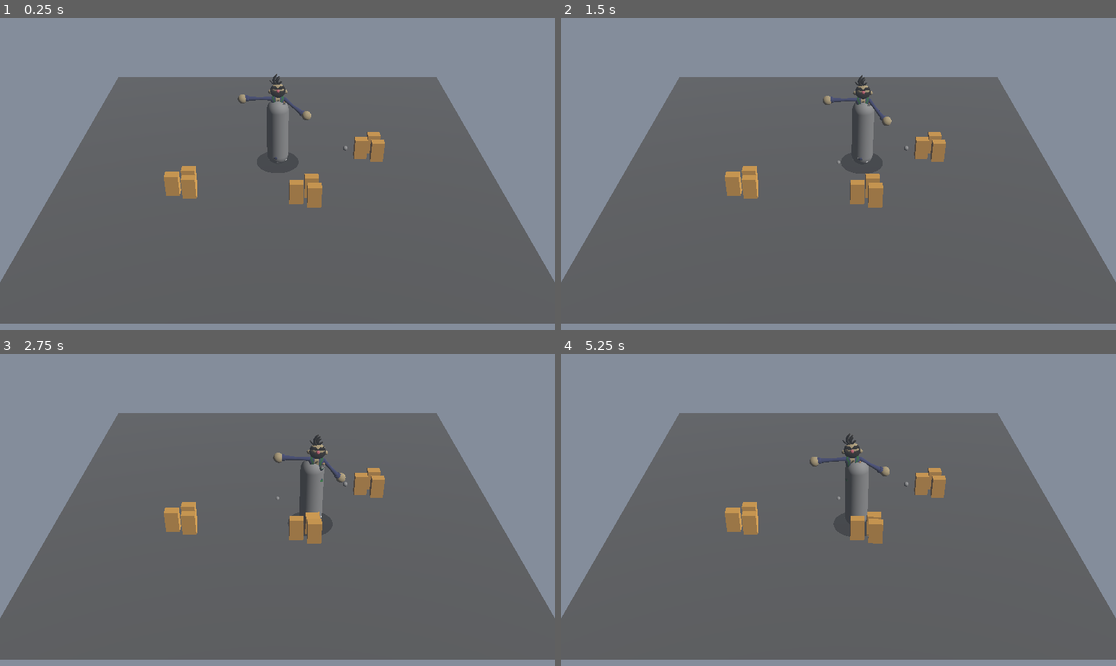
Above: before the commit, frames 1-4 (two rows, left to right).
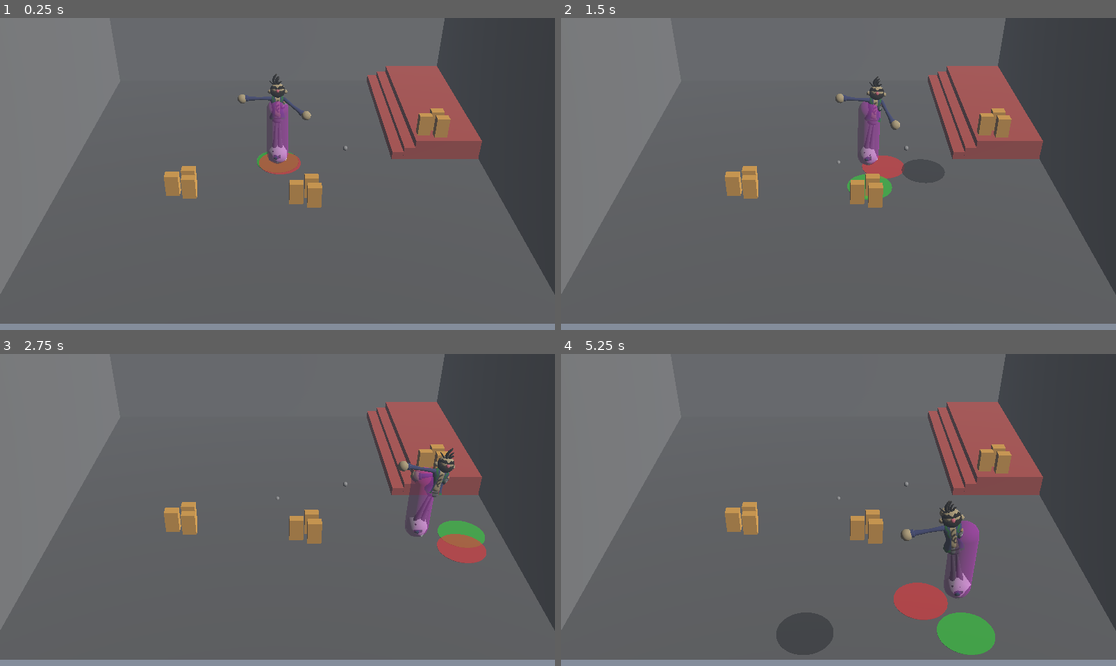
Above: after the commit, the same moments.

Repository: JulienKaspar/godot-wild-jam-88
Game: Godot game, scene res://Levels/Gyms/lvl_player_parkour.tscn
Two runs of this game, one before a commit and one after it. Both use one fixed random seed, a clock stepped at 60 frames per second and the inputs below.
Inputs:
- Up to frame 1 (0.25 s): no input
- Up to frame 2 (1.5 s): hold D (move_right) 0.53-1.28 s; hold S (move_back) from 1.28 s (still down)
- Up to frame 3 (2.75 s): release S (move_back) at 2.03 s; hold D (move_right) from 2.03 s (still down)
- Up to frame 4 (5.25 s): release D (move_right) at 2.78 s; hold W (move_forward) 2.78-3.53 s; hold A (move_left) 3.53-5.03 s; hold S (move_back) from 5.03 s (still down)

The runs differ from the first frame. In frame 1, 39% of the frame differs, in the area x 0-100%, y 0-89%; in frame 2, 40%; in frame 3, 40%; in frame 4, 44%, in the area x 0-100%, y 0-97%.

Commit message:
player movement updates

Diff:
--- a/Characters/Player/logic/player_movement.gd
+++ b/Characters/Player/logic/player_movement.gd
@@ -6,22 +6,35 @@
 static var player_input_strength = 1.0
 static var drunk_input_strength = 1.0
 static var drunk_chaos_speed = 1.0
-static var drunk_chaos_strength = 0.1
-static var drunk_fall_factor = 1.01 #how fast the falling will escalate
+static var drunk_chaos_strength = 0.2
+static var drunk_fall_factor = 4 #how fast the falling will escalate
 
 #----------------State-----------------------
 
 var drunk_noise_vector = Vector2(0,0)
 var drunk_amount = 0
 var player_move_dir = Vector2(0,0)
+var player_facing_dir = Vector2(0,1.0)
 
 #----------------Utility-------
 
 # generate some noise direction but tend to fall in one direction
 func update_drunk_vector(delta) -> void:
-	drunk_noise_vector *= delta * drunk_fall_factor
-	drunk_noise_vector.x += randf() * drunk_chaos_strength
-	drunk_noise_vector.x += randf() * drunk_chaos_strength
+	var new_noise = Vector2(randf() - 0.5,randf() - 0.5)
+	#new_noise.x = Noise.get_noise_1d(Time.get_ticks_msec())
+	drunk_noise_vector += player_move_dir * delta * drunk_fall_factor
+	#drunk_noise_vector += new_noise * drunk_chaos_strength
+	drunk_noise_vector = lerp(drunk_noise_vector, new_noise, drunk_chaos_strength)
+
+
+func update_body_pose(delta) -> void:
+	$up_aligned.global_rotation = Vector3(0,0,0)
+	$upper_body_pivot.global_rotation = Vector3(0,0,0)
+
+func update_vectors() -> void:
+	player_move_dir.x = self.linear_velocity.x
+	player_move_dir.y = self.linear_velocity.z
+
 
 #----------------Process-------
 
@@ -31,13 +44,16 @@
 
 # Called every frame. 'delta' is the elapsed time since the previous frame.
 func _process(delta: float) -> void:
-	$upper_body_pivot.global_rotation = Vector3(0,0,0)
-
+	update_body_pose(delta)
+	$up_aligned/helper_leaning.position = Vector3(player_move_dir.x,-0.22,player_move_dir.y)
 
 func _physics_process(delta: float) -> void:
+	update_vectors()
 	update_drunk_vector(delta)
 	# `velocity` will be a Vector2 between `Vector2(-1.0, -1.0)` and `Vector2(1.0, 1.0)`
 	var playerInputDir = Input.get_vector("move_left", "move_right", "move_forward", "move_back")
+	$up_aligned/helper_player_dir.position = Vector3(playerInputDir.x,-0.21,playerInputDir.y)
+	$up_aligned/helper_drunk_dir.position = Vector3(drunk_noise_vector.x,-0.21,drunk_noise_vector.y)
 
 	var move_force = playerInputDir * player_input_strength
 	move_force += drunk_noise_vector * drunk_input_strength
--- a/Characters/Player/player_controller.tscn
+++ b/Characters/Player/player_controller.tscn
@@ -12,7 +12,12 @@
 radial_segments = 5
 rings = 2
 
+[sub_resource type="StandardMaterial3D" id="StandardMaterial3D_6yvek"]
+transparency = 1
+albedo_color = Color(0.74509805, 0, 0.7607843, 0.5647059)
+
 [sub_resource type="CapsuleMesh" id="CapsuleMesh_jkj6u"]
+material = SubResource("StandardMaterial3D_6yvek")
 radius = 0.25
 height = 1.65
 
@@ -23,13 +28,13 @@
 transparency = 1
 albedo_color = Color(0, 0, 0, 0.59607846)
 
-[sub_resource type="CapsuleShape3D" id="CapsuleShape3D_jkj6u"]
-radius = 0.25
-height = 1.0
+[sub_resource type="StandardMaterial3D" id="StandardMaterial3D_on8bp"]
+transparency = 1
+albedo_color = Color(1, 0, 0, 0.59607846)
 
-[sub_resource type="CapsuleMesh" id="CapsuleMesh_6yvek"]
-radius = 0.25
-height = 1.0
+[sub_resource type="StandardMaterial3D" id="StandardMaterial3D_fy1gk"]
+transparency = 1
+albedo_color = Color(0, 0.8980392, 0, 0.59607846)
 
 [node name="PlayerController" type="Node3D"]
 
@@ -53,23 +58,22 @@
 transform = Transform3D(1, 0, 0, 0, 1, 0, 0, 0, 1, 0, 0.5899879, 0)
 mesh = SubResource("CapsuleMesh_jkj6u")
 
-[node name="helper_leaning" type="MeshInstance3D" parent="RigidBally3D/upper_body_pivot"]
+[node name="up_aligned" type="Node3D" parent="RigidBally3D"]
+
+[node name="helper_leaning" type="MeshInstance3D" parent="RigidBally3D/up_aligned"]
 transform = Transform3D(1, 0, 0, 0, 1, 0, 0, 0, 1, 0, -0.2206907, 0)
 mesh = SubResource("CylinderMesh_jkj6u")
 skeleton = NodePath("../../..")
 surface_material_override/0 = SubResource("StandardMaterial3D_jkj6u")
 
-[node name="RigidUpperBody3D" type="RigidBody3D" parent="."]
-transform = Transform3D(1, 0, 0, 0, 1, 0, 0, 0, 1, 0, 0.9679019, 0)
-visible = false
+[node name="helper_drunk_dir" type="MeshInstance3D" parent="RigidBally3D/up_aligned"]
+transform = Transform3D(1, 0, 0, 0, 1, 0, 0, 0, 1, 0, -0.2206907, 0)
+mesh = SubResource("CylinderMesh_jkj6u")
+skeleton = NodePath("../../..")
+surface_material_override/0 = SubResource("StandardMaterial3D_on8bp")
 
-[node name="CollisionShape3D" type="CollisionShape3D" parent="RigidUpperBody3D"]
-shape = SubResource("CapsuleShape3D_jkj6u")
-
-[node name="MeshInstance3D" type="MeshInstance3D" parent="RigidUpperBody3D"]
-mesh = SubResource("CapsuleMesh_6yvek")
-
-[node name="ConeTwistJoint3D" type="ConeTwistJoint3D" parent="."]
-transform = Transform3D(0.5977091, 0.80171305, 0, -0.80171305, 0.5977091, 0, 0, 0, 1, 0, 0.471245, 0)
-node_a = NodePath("../RigidBally3D")
-node_b = NodePath("../RigidUpperBody3D")
+[node name="helper_player_dir" type="MeshInstance3D" parent="RigidBally3D/up_aligned"]
+transform = Transform3D(1, 0, 0, 0, 1, 0, 0, 0, 1, 0, -0.2206907, 0)
+mesh = SubResource("CylinderMesh_jkj6u")
+skeleton = NodePath("../../..")
+surface_material_override/0 = SubResource("StandardMaterial3D_fy1gk")
--- a/Levels/Gyms/lvl_player_parkour.tscn
+++ b/Levels/Gyms/lvl_player_parkour.tscn
@@ -16,6 +16,21 @@
 
 [sub_resource type="BoxShape3D" id="BoxShape3D_g5tv7"]
 size = Vector3(1, 4.13562, 10.459595)
+
+[sub_resource type="BoxMesh" id="BoxMesh_g5tv7"]
+size = Vector3(1, 4.13562, 10.459595)
+
+[sub_resource type="BoxShape3D" id="BoxShape3D_1tl4p"]
+size = Vector3(1.5734787, 1, 4.6469727)
+
+[sub_resource type="BoxMesh" id="BoxMesh_1tl4p"]
+size = Vector3(1.5734787, 1, 4.6469727)
+
+[sub_resource type="StandardMaterial3D" id="StandardMaterial3D_g78i3"]
+albedo_color = Color(0.6901961, 0.28235295, 0.2509804, 1)
+
+[sub_resource type="BoxMesh" id="BoxMesh_jvag8"]
+size = Vector3(0.268, 1, 4.647)
 
 [sub_resource type="Environment" id="Environment_f1dn2"]
 ambient_light_color = Color(0.47359985, 0.7973309, 0.92022985, 1)
@@ -64,22 +79,79 @@
 transform = Transform3D(1, 0, 0, 0, 1, 0, 0, 0, 1, 0.73628914, 0.25, 1.3318559)
 
 [node name="PropBox7" parent="Obsticles/Props" instance=ExtResource("2_g5tv7")]
-transform = Transform3D(1, 0, 0, 0, 1, 0, 0, 0, 1, 2.3845072, 0.25, -0.15010059)
+transform = Transform3D(1, 0, 0, 0, 1, 0, 0, 0, 1, 3.917051, 0.75196815, -0.42338014)
 
 [node name="PropBox8" parent="Obsticles/Props" instance=ExtResource("2_g5tv7")]
-transform = Transform3D(1, 0, 0, 0, 1, 0, 0, 0, 1, 2.0034792, 0.25, -0.2708)
+transform = Transform3D(1, 0, 0, 0, 1, 0, 0, 0, 1, 3.5360231, 0.75196815, -0.54407954)
 
 [node name="PropBox9" parent="Obsticles/Props" instance=ExtResource("2_g5tv7")]
-transform = Transform3D(1, 0, 0, 0, 1, 0, 0, 0, 1, 2.3369288, 0.25, -0.5066105)
+transform = Transform3D(1, 0, 0, 0, 1, 0, 0, 0, 1, 3.8694727, 0.75196815, -0.77989006)
 
 [node name="Walls" type="Node3D" parent="Obsticles"]
 
 [node name="wall1" type="StaticBody3D" parent="Obsticles/Walls"]
-transform = Transform3D(1, 0, 0, 0, 1, 0, 0, 0, 1, -2.95084, 0, 0)
+transform = Transform3D(1, 0, 0, 0, 1, 0, 0, 0, 1, -5.375144, 1.9788156, -0.11603451)
 
 [node name="CollisionShape3D" type="CollisionShape3D" parent="Obsticles/Walls/wall1"]
-transform = Transform3D(1, 0, 0, 0, 1, 0, 0, 0, 1, 0, 2.0385132, -0.11468506)
 shape = SubResource("BoxShape3D_g5tv7")
+
+[node name="MeshInstance3D" type="MeshInstance3D" parent="Obsticles/Walls/wall1"]
+mesh = SubResource("BoxMesh_g5tv7")
+
+[node name="wall2" type="StaticBody3D" parent="Obsticles/Walls"]
+transform = Transform3D(1, 0, 0, 0, 1, 0, 0, 0, 1, 5.358596, 2.086485, 0)
+
+[node name="CollisionShape3D" type="CollisionShape3D" parent="Obsticles/Walls/wall2"]
+shape = SubResource("BoxShape3D_g5tv7")
+
+[node name="MeshInstance3D" type="MeshInstance3D" parent="Obsticles/Walls/wall2"]
+mesh = SubResource("BoxMesh_g5tv7")
+
+[node name="wall3" type="StaticBody3D" parent="Obsticles/Walls"]
+transform = Transform3D(-4.371139e-08, 0, 1, 0, 1, 0, -1, 0, -4.371139e-08, -0.25288343, 2.086485, -5.216015)
+
+[node name="CollisionShape3D" type="CollisionShape3D" parent="Obsticles/Walls/wall3"]
+shape = SubResource("BoxShape3D_g5tv7")
+
+[node name="MeshInstance3D" type="MeshInstance3D" parent="Obsticles/Walls/wall3"]
+mesh = SubResource("BoxMesh_g5tv7")
+
+[node name="wall4" type="StaticBody3D" parent="Obsticles/Walls"]
+transform = Transform3D(-4.371139e-08, 0, 1, 0, 1, 0, -1, 0, -4.371139e-08, -0.25288343, 1.865751, 5.406537)
+
+[node name="CollisionShape3D" type="CollisionShape3D" parent="Obsticles/Walls/wall4"]
+shape = SubResource("BoxShape3D_g5tv7")
+
+[node name="MeshInstance3D" type="MeshInstance3D" parent="Obsticles/Walls/wall4"]
+visible = false
+mesh = SubResource("BoxMesh_g5tv7")
+
+[node name="Stairs" type="Node3D" parent="Obsticles"]
+
+[node name="StaticBody3D" type="StaticBody3D" parent="Obsticles/Stairs"]
+
+[node name="CollisionShape3D" type="CollisionShape3D" parent="Obsticles/Stairs/StaticBody3D"]
+transform = Transform3D(1, 0, 0, 0, 1, 0, 0, 0, 1, 4.0862923, 0, -2.480957)
+shape = SubResource("BoxShape3D_1tl4p")
+
+[node name="CollisionShape3D2" type="CollisionShape3D" parent="Obsticles/Stairs/StaticBody3D"]
+transform = Transform3D(0.86224854, -0.50648534, 0, 0.50648534, 0.86224854, 0, 0, 0, 1, 2.8722286, -0.33572853, -2.480957)
+shape = SubResource("BoxShape3D_1tl4p")
+
+[node name="MeshInstance3D" type="MeshInstance3D" parent="Obsticles/Stairs/StaticBody3D"]
+transform = Transform3D(1, 0, 0, 0, 1, 0, 0, 0, 1, 4.0862923, 0, -2.480957)
+mesh = SubResource("BoxMesh_1tl4p")
+surface_material_override/0 = SubResource("StandardMaterial3D_g78i3")
+
+[node name="MeshInstance3D2" type="MeshInstance3D" parent="Obsticles/Stairs/StaticBody3D"]
+transform = Transform3D(0.99976546, 0.021657843, 0, -0.021657843, 0.99976546, 0, 0, 0, 1, 3.162317, -0.1785666, -2.480957)
+mesh = SubResource("BoxMesh_jvag8")
+surface_material_override/0 = SubResource("StandardMaterial3D_g78i3")
+
+[node name="MeshInstance3D3" type="MeshInstance3D" parent="Obsticles/Stairs/StaticBody3D"]
+transform = Transform3D(0.99976546, 0.021657843, 0, -0.021657843, 0.99976546, 0, 0, 0, 1, 2.8891256, -0.3008023, -2.480957)
+mesh = SubResource("BoxMesh_jvag8")
+surface_material_override/0 = SubResource("StandardMaterial3D_g78i3")
 
 [node name="Camera3D" type="Camera3D" parent="."]
 transform = Transform3D(1, 0, 0, 0, 0.8338087, 0.5520534, 0, -0.5520534, 0.8338087, 9.536743e-07, 7.222043, 11.40207)
Not shown: 1 places in Characters/Player/player_controller.tscn that only renumber resources
Not shown: 1 places in Levels/Gyms/lvl_player_parkour.tscn that only renumber resources
